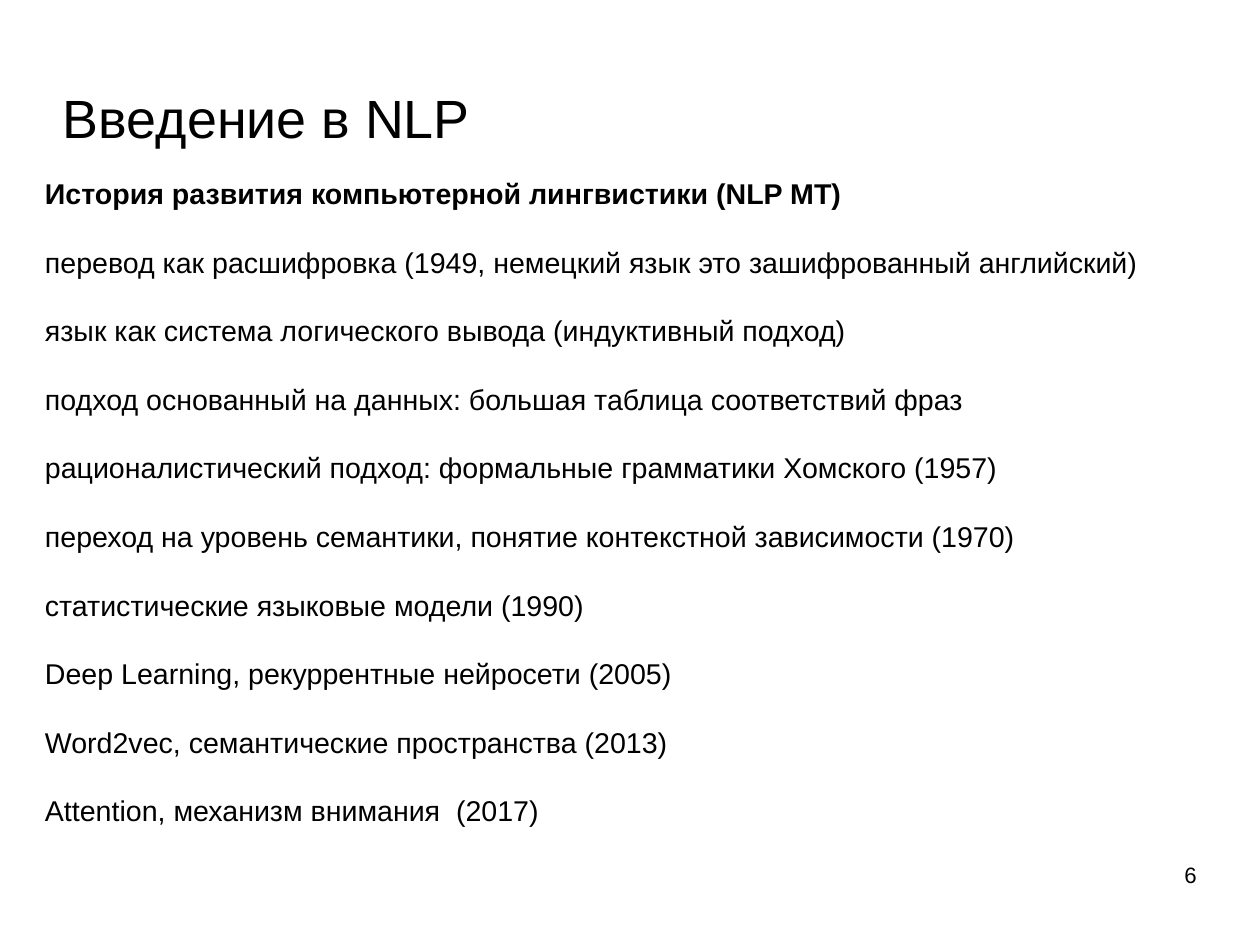
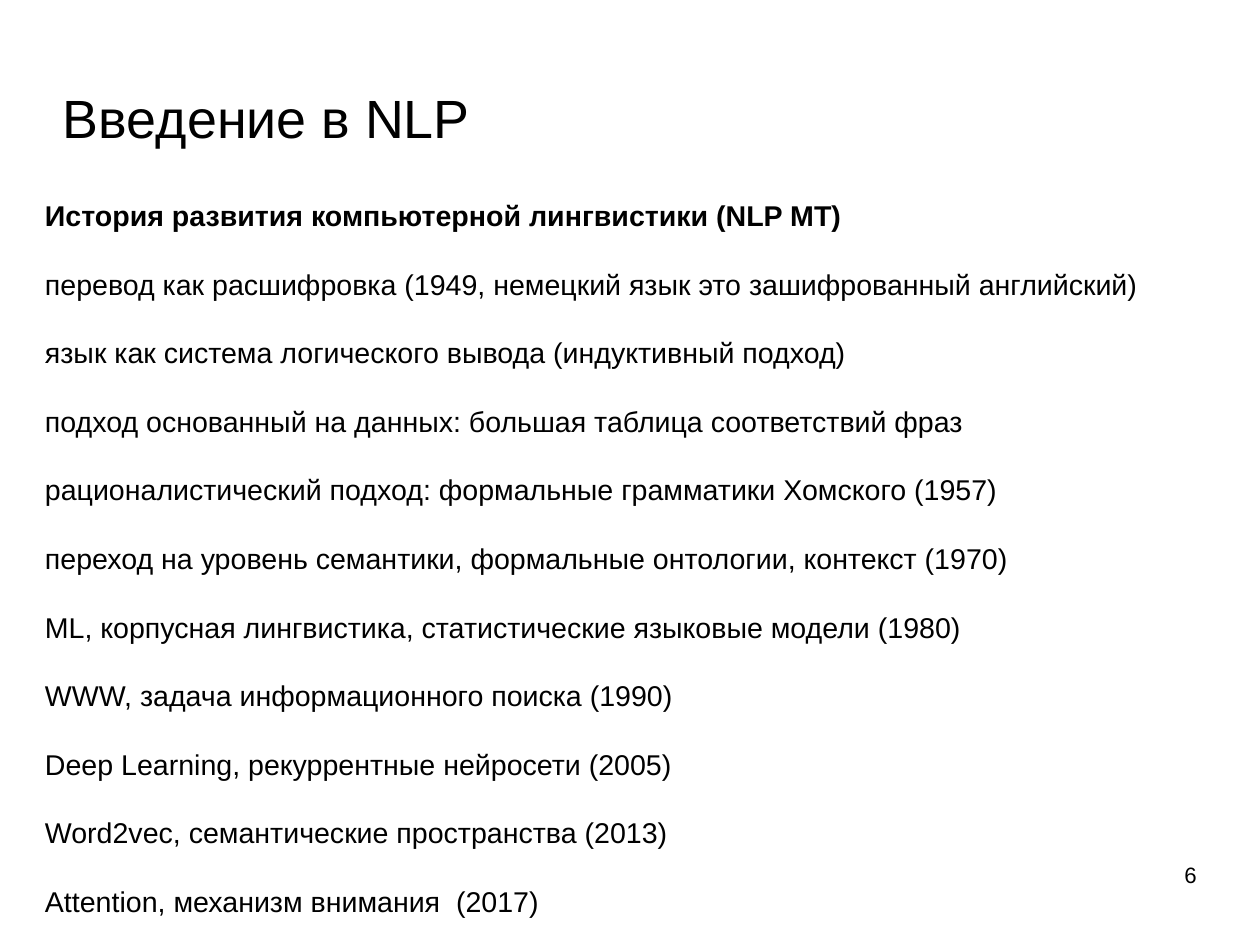
Before and after one commit to mechanoid5/ml_nlp_2022, a slide deck: slide 6 of 01-intro.odp. Drawn at 1260x945 pixels with LibreOffice and Linux fonts; fonts in the diff are those of the drawing; background and template pictures are left out. Boxes give left, top, right and bottom in pixels: in the first picture for what was removed or moved away, otherwise in the second. Text is boxed around its words. In the diff, an @@ line names an element or a change of style, - is before the commit and + after.

```diff
--- a/01-intro.odp
+++ b/01-intro.odp
@@ text "История развития компьютерной лингвистики (NLP ...": place and size @@
-text "История развития компьютерной лингвистики (NLP ..." at <box>45,182,1137,827</box>
+text "История развития компьютерной лингвистики (NLP ..." at <box>45,204,1137,849</box>
@@ text at <box>45,548,1008,712</box>: text changed @@
-переход на уровень семантики, понятие контекстной зависимости (1970)
-статистические языковые модели (1990)
+переход на уровень семантики, формальные онтологии, контекст (1970)
+ML, корпусная лингвистика, статистические языковые модели (1980)
+WWW, задача информационного поиска (1990)
```
Also in this commit, not shown: 3 other slides changed, 1 slide added, 2 other files.
